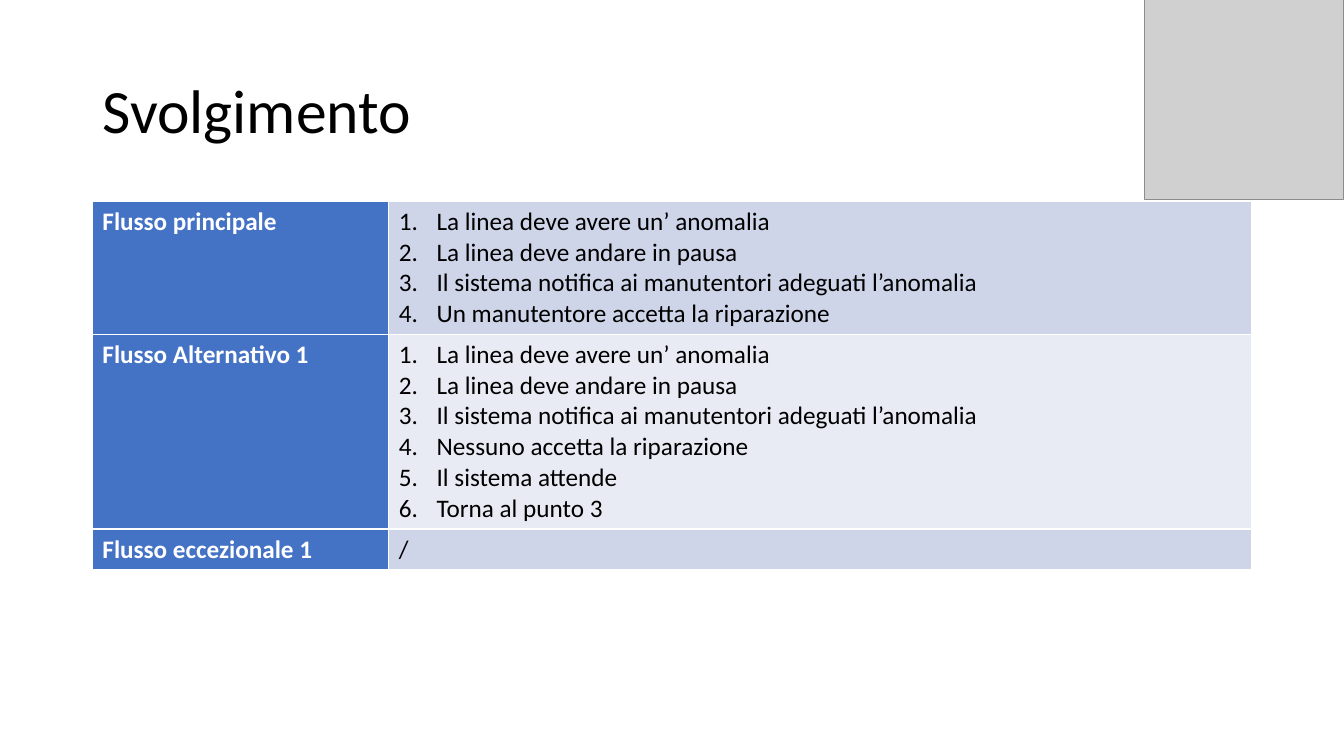
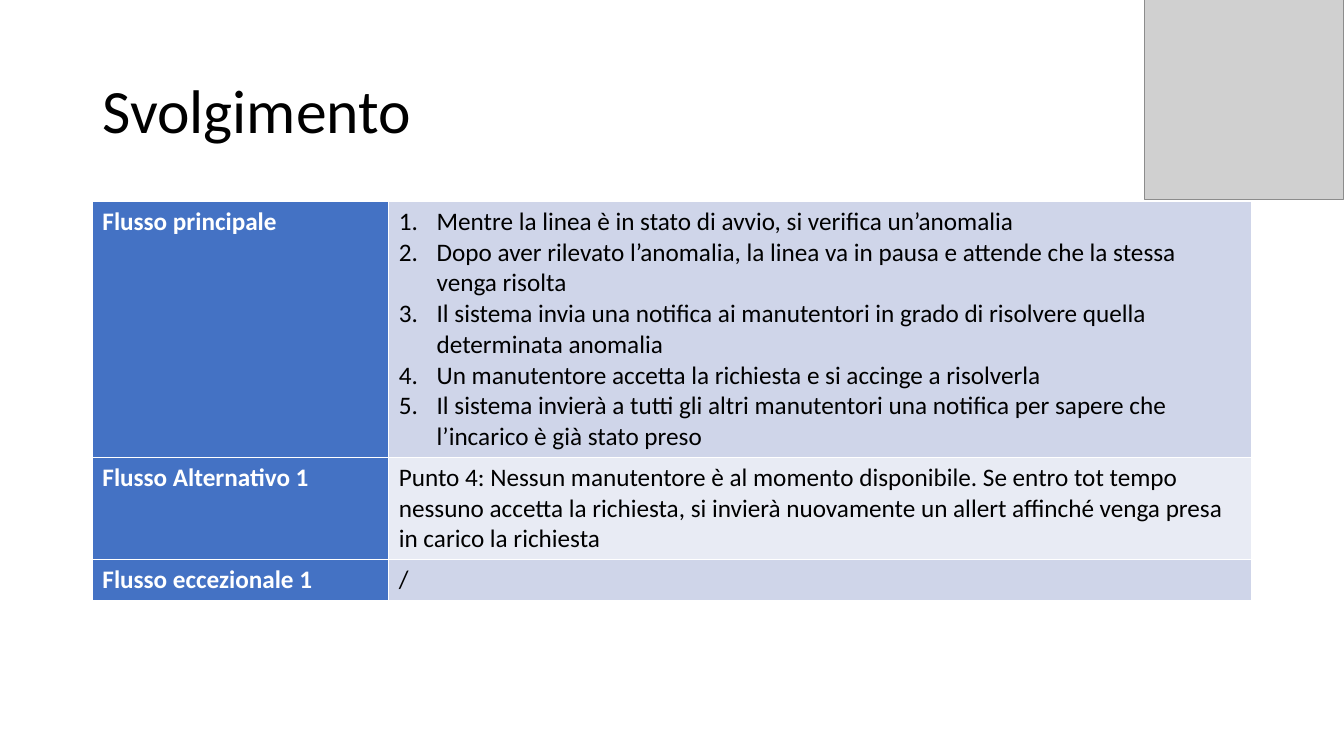
Before and after one commit to itsar19-20/mes, a slide deck: slide 4 of docs/analisi/Accetta_Manuntenzione.pptx. Drawn at 1344x756 pixels with LibreOffice and Linux fonts; fonts in the diff are those of the drawing; grey boxes stand for pictures. Boxes give left, top, right and bottom in pixels: in the first picture for what was removed or moved away, otherwise in the second. Text is boxed around its words. In the diff, an @@ line names an element or a change of style, - is before the commit and + after.

```diff
--- a/docs/analisi/Accetta_Manuntenzione.pptx
+++ b/docs/analisi/Accetta_Manuntenzione.pptx
@@ table at bbox=[93, 202, 1252, 596] @@
-row 1, column 2: La linea deve avere un’ anomalia / La linea deve andare in pausa / Il sistema notifica ai manutentori adeguati l’anomalia / Un manutentore accetta la riparazione
+row 1, column 2: Mentre la linea è in stato di avvio, si verifica un’anomalia / Dopo aver rilevato l’anomalia, la linea va in pausa e attende che la stessa venga risolta / Il sistema invia una notifica ai manutentori in grado di risolvere quella determinata anomalia / Un manutentore accetta la richiesta e si accinge a risolverla / Il sistema invierà a tutti gli altri manutentori una notifica per sapere che l’incarico è già stato preso
-row 2, column 2: La linea deve avere un’ anomalia / La linea deve andare in pausa / Il sistema notifica ai manutentori adeguati l’anomalia / Nessuno accetta la riparazione / Il sistema attende / Torna al punto 3
+row 2, column 2: Punto 4: Nessun manutentore è al momento disponibile. Se entro tot tempo nessuno accetta la richiesta, si invierà nuovamente un allert affinché venga presa in carico la richiesta
```
Also in this commit, not shown: 1 other slide changed, 1 other file.
